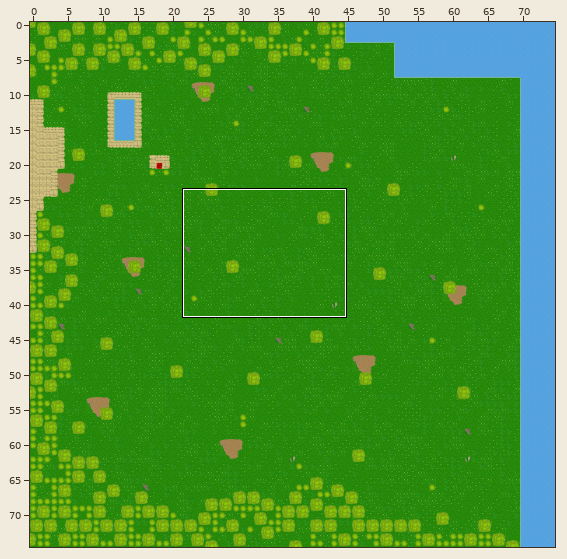
Level history. Tiled map (JSON): compro2013/compro2013/Source/Map/Maps/OverWorld.json. Above, an overview of the earlier version with the close-up marked.
Close-up. Old version:
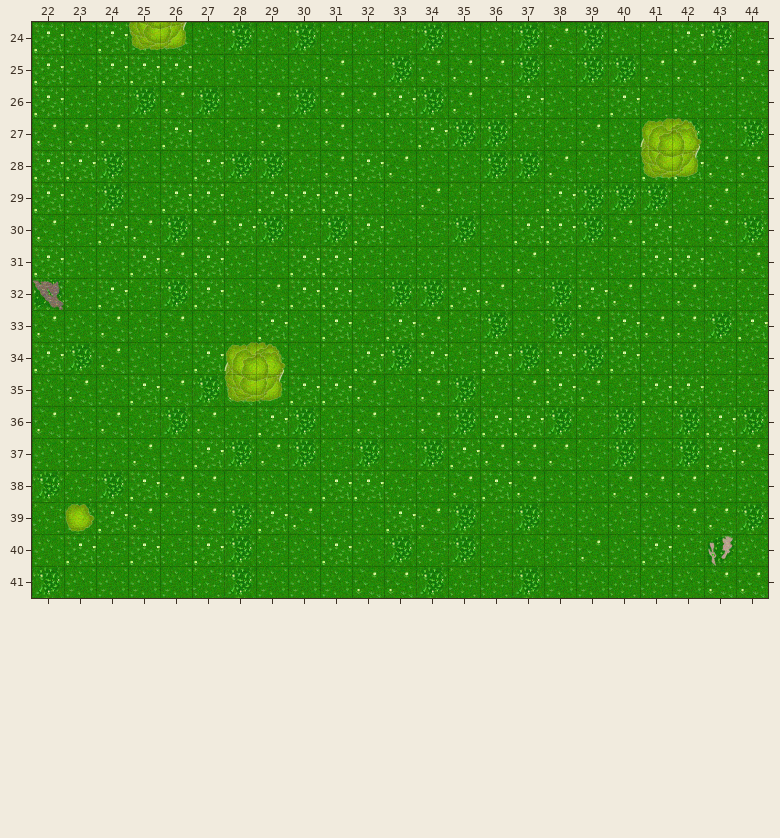
Cells are 64x64 px. Shown: x 22..44, y 24..41.
And afterwards:
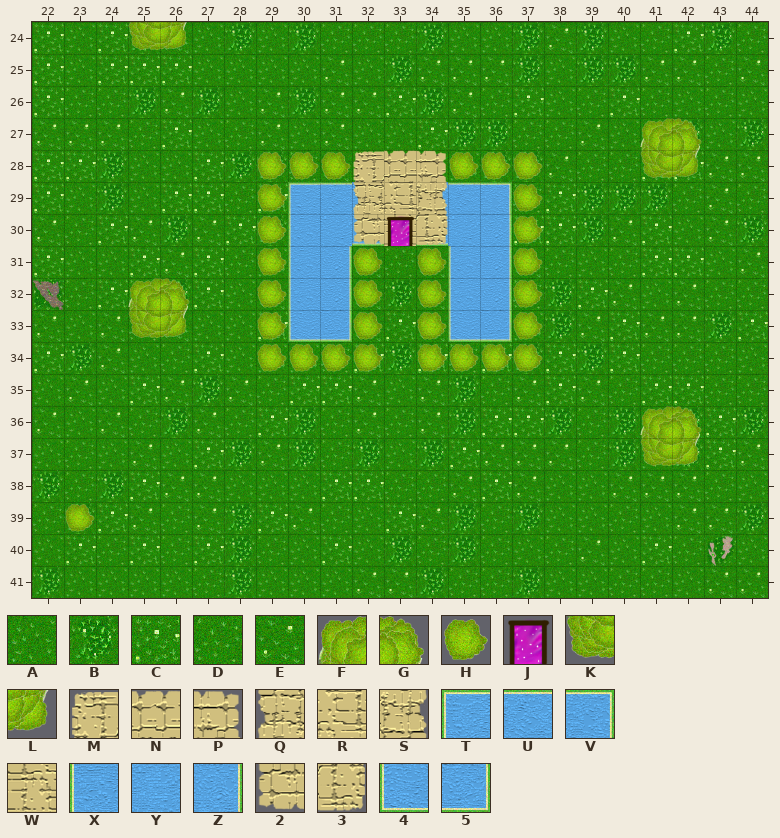
Key: from "tileset_overworld": A 3, B 12, C 13, D 34, E 37; from "tileset_overworld_walls": F 0, G 1, H 2, J 4, K 10, L 11, M 50, N 51, P 52, Q 60, R 61, S 62, T 65, U 66, V 67, W 71, X 75, Y 76, Z 77, 2 80, 3 82, 4 85, 5 87.
_ is an empty cell, # one hidden under a higher layer.
From the commit log: Added dungeon tile
Changes in this commit:
{"where": "layer \"Ground\""}
{"y":28,"x":34,"old":"A","new":"E"}
{"y":29,"x":30,"old":"CCADEDD","new":"##Y#Y##"}
{"y":30,"x":30,"old":"DBCADBA","new":"##5W4##"}
{"y":31,"x":30,"old":"CCD","new":"#ZE"}
{"y":31,"x":34,"old":"DAA","new":"E##"}
{"y":32,"x":30,"old":"CCA","new":"#ZE"}
{"y":32,"x":34,"old":"BCE","new":"E##"}
{"y":33,"x":30,"old":"ACD","new":"##E"}
{"y":33,"x":35,"old":"DB","new":"##"}
{"where": "layer \"Walls\""}
{"y":28,"x":29,"old":"_________","new":"HHHMNPHHH"}
{"y":29,"x":29,"old":"_________","new":"HTUQRSUVH"}
{"y":30,"x":29,"old":"____","new":"HXY2"}
{"y":30,"x":34,"old":"____","new":"3YZH"}
{"y":31,"x":29,"old":"__","new":"HX"}
{"y":31,"x":32,"old":"_","new":"H"}
{"y":31,"x":34,"old":"____","new":"HXZH"}
{"y":32,"x":25,"old":"__","new":"FG"}
{"y":32,"x":29,"old":"__","new":"HX"}
{"y":32,"x":32,"old":"_","new":"H"}
{"y":32,"x":34,"old":"____","new":"HXZH"}
{"y":33,"x":25,"old":"__","new":"KL"}
{"y":33,"x":29,"old":"____","new":"H45H"}
{"y":33,"x":34,"old":"____","new":"H45H"}
{"y":34,"x":28,"old":"FG___","new":"_HHHH"}
{"y":34,"x":34,"old":"____","new":"HHHH"}
{"y":35,"x":28,"old":"KL","new":"__"}
{"y":36,"x":41,"old":"__","new":"FG"}
{"y":37,"x":41,"old":"__","new":"KL"}
{"where": "layer \"Decals\""}
{"y":30,"x":33,"old":"_","new":"J"}
{"label":"changed","picture_box":[224,150,543,402]}
{"label":"added","picture_box":[128,278,190,338]}
{"label":"added","picture_box":[640,406,702,466]}
